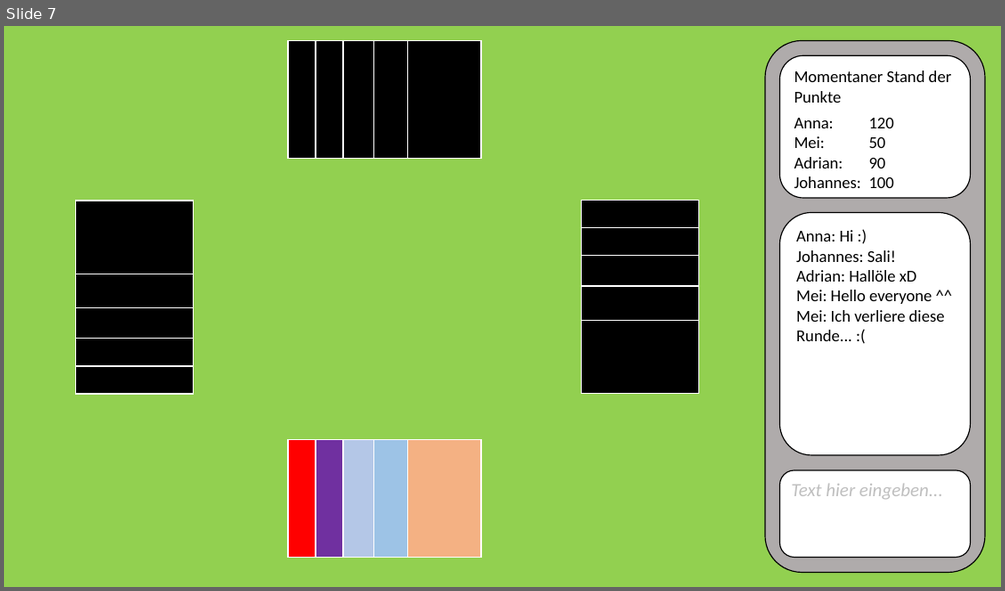
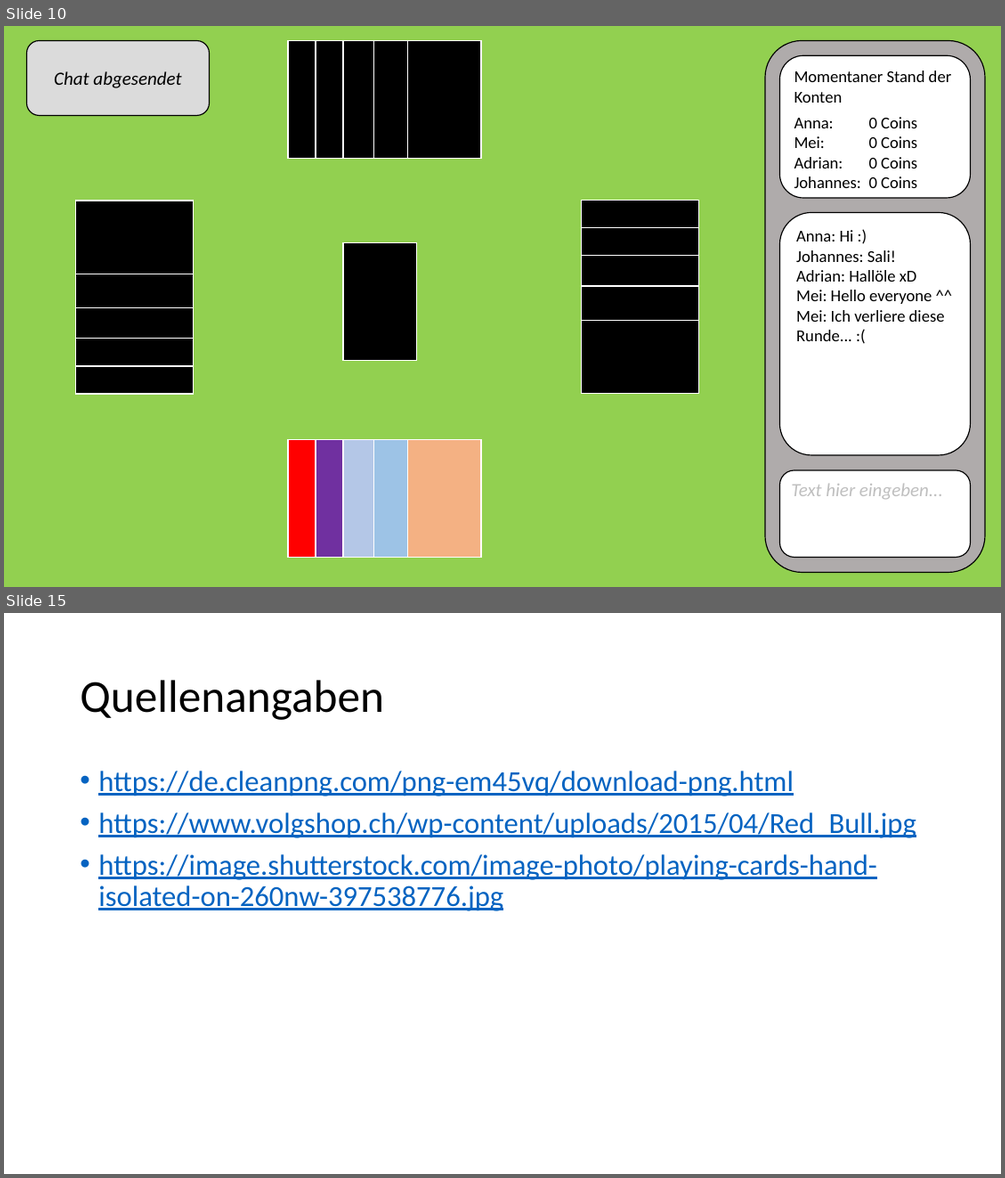
Before and after one commit to jnussbaum/TheBachelorsChaseGame, a slide deck: documents/Meilensteine/Meilenstein I/mockup.pptx. Shown one above the other, each under a label of ours: slide 7 before the commit, slides 10 and 15 after it; the slides between them are not shown. The pictures are 1005x591 and 1005x1178 pixels, drawn with LibreOffice and Linux fonts; fonts in the diff are those of the drawing. Boxes give left, top, right and bottom in pixels: in the first picture for what was removed or moved away, otherwise in the second. Text is boxed around its words. In the diff, an @@ line names an element or a change of style, - is before the commit and + after.

```diff
--- a/documents/Meilensteine/Meilenstein I/mockup.pptx
+++ b/documents/Meilensteine/Meilenstein I/mockup.pptx
@@ slide 15 added at [4, 613, 1001, 1174], background #FFFFFF @@
@@ title added at [80, 680, 384, 720], 44 pt, text #000000 @@
+Quellenangaben
@@ text added at [98, 771, 916, 911], 28 pt, text #0563C1, underline @@
+• https://de.cleanpng.com/png-em45vq/download-png.html
+• https://www.volgshop.ch/wp-content/uploads/2015/04/Red_Bull.jpg
+• https://image.shutterstock.com/image-photo/playing-cards-hand-isolated-on-260nw-397538776.jpg
@@ what was slide 7 is now slide 10 @@
@@ slide 10 changed as well @@
@@ rounded rectangle added at [26, 41, 209, 116], fill #DBDBDB, outline #000000 1 pt, 18 pt, text #000000, italic @@
+Chat abgesendet
@@ text in rounded rectangle at [794, 70, 952, 188]: text changed @@
-Momentaner Stand der Punkte
-Anna: 120
-Mei: 50
-Adrian: 90
-Johannes: 100
+Momentaner Stand der Konten
+Anna: 0 Coins
+Mei: 0 Coins
+Adrian: 0 Coins
+Johannes: 0 Coins
@@ rectangle added at [343, 243, 417, 361], fill #000000, outline #FFFFFF 1 pt @@
```
Also in this commit, not shown: 6 other slides changed, 7 other slides added.
